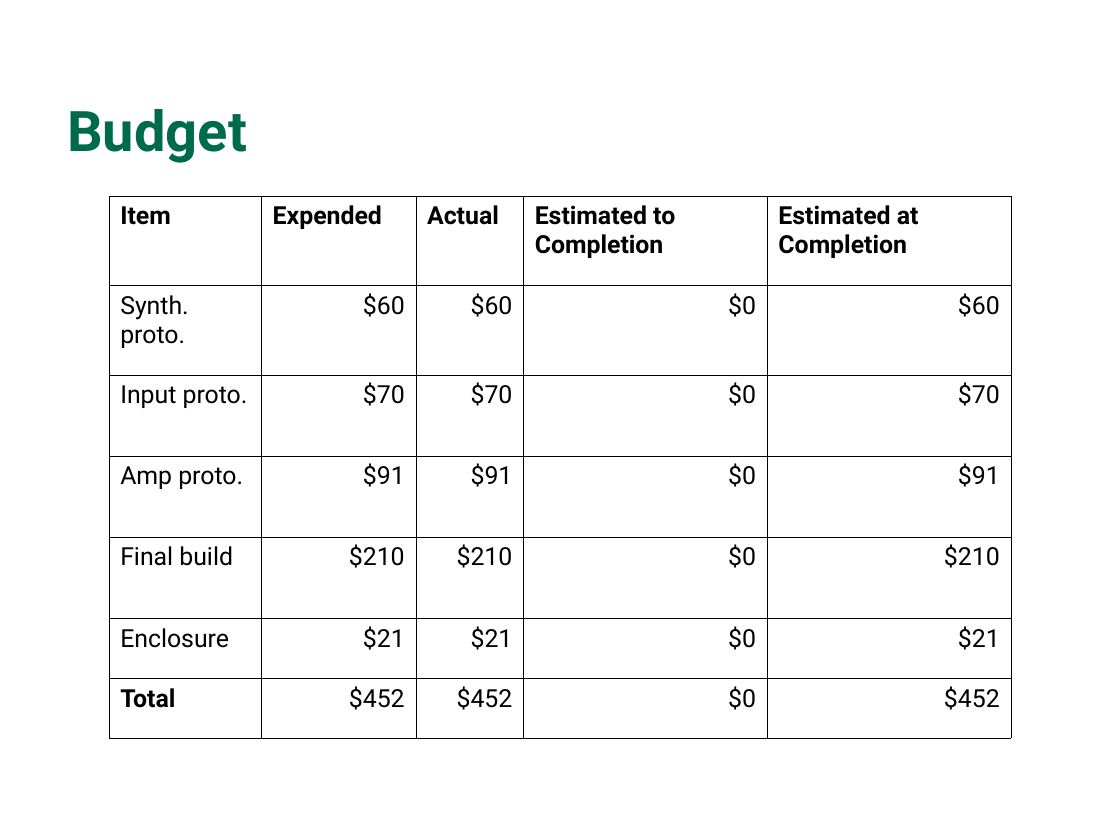
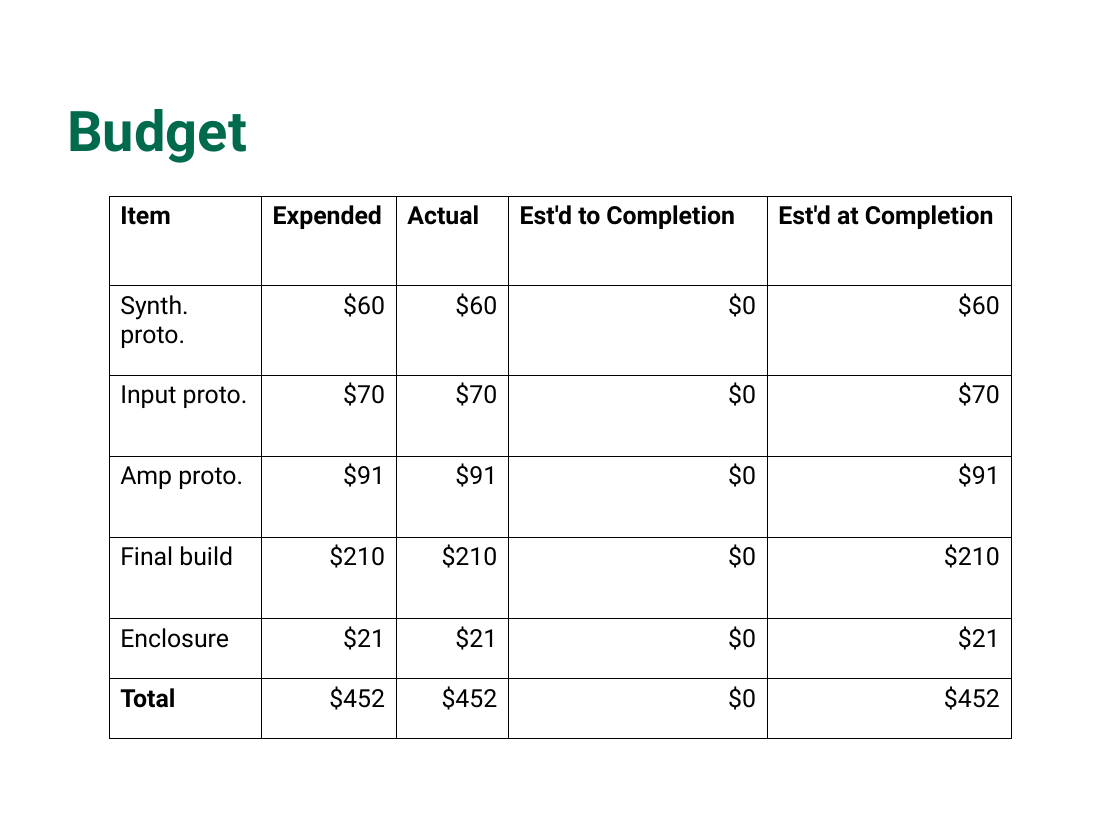
Before and after one commit to WCP52/docs, a slide deck: slide 18 of official/pres/Presentation.odp. Drawn at 1120x840 pixels with LibreOffice and Linux fonts; fonts in the diff are those of the drawing; background and template pictures are left out. Boxes give left, top, right and bottom in pixels: in the first picture for what was removed or moved away, otherwise in the second. Text is boxed around its words. In the diff, an @@ line names an element or a change of style, - is before the commit and + after.

```diff
--- a/official/pres/Presentation.odp
+++ b/official/pres/Presentation.odp
@@ table at [109, 196, 1010, 738] @@
-row 1, column 4: Estimated to Completion
+row 1, column 4: Est'd to Completion
-row 1, column 5: Estimated at Completion
+row 1, column 5: Est'd at Completion
```
Also in this commit, not shown: 5 other slides changed, 1 slide added, 1 slide removed.
